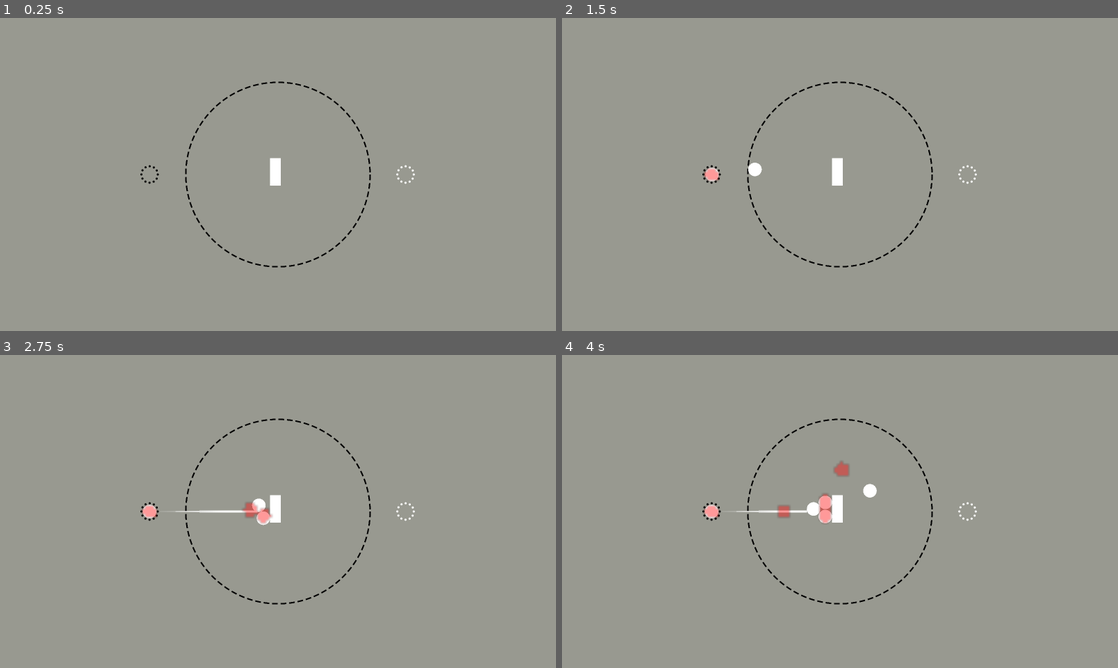
Above: before the commit, frames 1-4 (two rows, left to right).
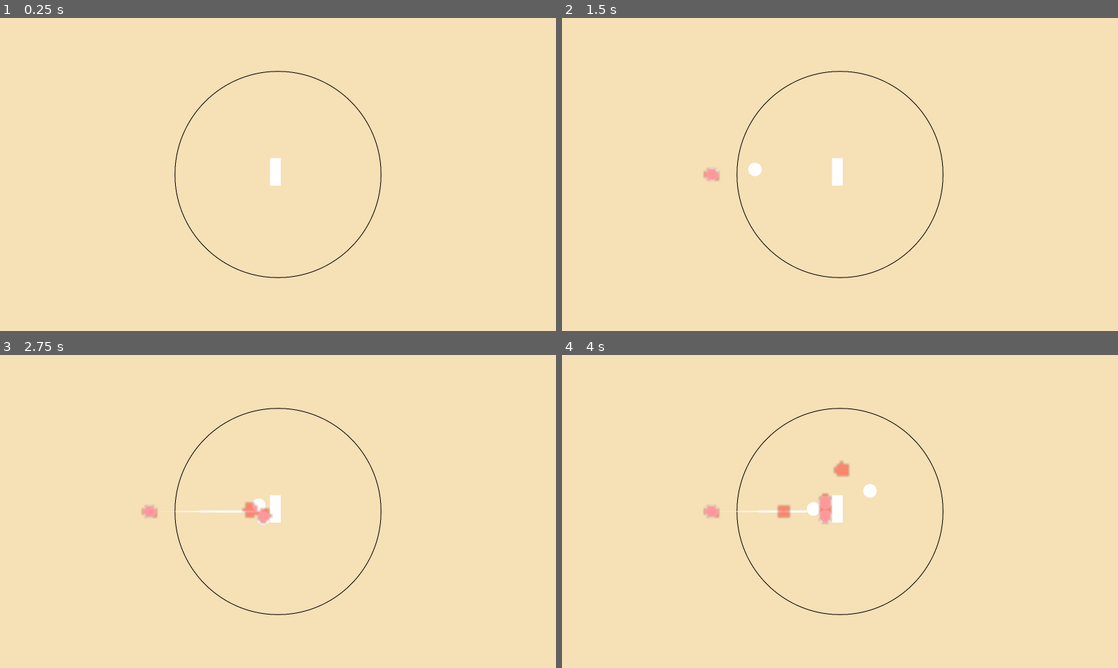
Above: after the commit, the same moments.

Repository: aeriab/Orbital_Go
Game: Godot game, scene res://game/game.tscn
The game is run twice, just before and just after one commit, with the same random seed, the same clock (stepped at 60 frames per second) and the same inputs.
Inputs (mouse positions are in pixels of both pictures, inside the frame that each line leads up to):
- Up to frame 1 (0.25 s): no input
- Up to frame 2 (1.5 s): tap Enter at 0.5 s; move the mouse to (962, 158) at 0.52 s; press the mouse at (962, 158) at 0.53 s; tap Space at 1.25 s; move the mouse to (728, 190) at 1.27 s; release the mouse at (728, 190) at 1.28 s; click (728, 190) at 1.35 s
- Up to frame 3 (2.75 s): move the mouse to (333, 442) at 2.02 s; press the mouse at (333, 442) at 2.03 s
- Up to frame 4 (4 s): move the mouse to (812, 574) at 2.77 s; release the mouse at (812, 574) at 2.78 s; click (812, 574) at 2.85 s; move the mouse to (1006, 558) at 3.52 s; press the mouse at (1006, 558) at 3.53 s

The runs differ from the first frame. In frame 1, 100% of the frame differs, in the area x 0-100%, y 0-100%; in frame 2, 100%; in frame 3, 100%; in frame 4, 99%.

Commit message:
Finish line sprite properly set to Global.finish_radius

Diff:
--- a/autoloads/Global.gd
+++ b/autoloads/Global.gd
@@ -3,3 +3,5 @@
 var is_black_turn: bool = true
 
 var gravity: float = 9.8
+
+var finish_radius: float = 350.0
--- /dev/null
+++ b/game/finish_line_sprite.gd
@@ -0,0 +1,4 @@
+extends Sprite2D
+
+func _process(_delta):
+	scale = Vector2(Global.finish_radius / 1465.0, Global.finish_radius / 1465.0)
--- a/game/game.tscn
+++ b/game/game.tscn
@@ -1,8 +1,9 @@
-[gd_scene load_steps=6 format=3 uid="uid://b8pt6dxfyal5k"]
+[gd_scene load_steps=7 format=3 uid="uid://b8pt6dxfyal5k"]
 
 [ext_resource type="PackedScene" uid="uid://ca8du4avx1yur" path="res://stone/Stone.tscn" id="1_80nbo"]
+[ext_resource type="Script" uid="uid://cl8rjugaouj0n" path="res://game/finish_line_sprite.gd" id="2_dxrkv"]
 [ext_resource type="Script" uid="uid://c455fht0j102m" path="res://game/input_handler.gd" id="2_e2o6t"]
-[ext_resource type="Texture2D" uid="uid://cwmtrjt71t2qq" path="res://game/Orbital_Go_Background.png" id="3_feb5d"]
+[ext_resource type="Texture2D" uid="uid://dipl25rh160l8" path="res://game/Orbital_Go_Individual_finish.png" id="4_4fuuu"]
 [ext_resource type="Script" uid="uid://cwfsl25rho6lh" path="res://trajectory/trajectory_trace_handler.gd" id="4_fc0e3"]
 
 [sub_resource type="RectangleShape2D" id="RectangleShape2D_4fuuu"]
@@ -15,12 +16,12 @@
 offset_top = -4355.0
 offset_right = 4778.0
 offset_bottom = 5774.0
-color = Color(0.59607846, 0.6, 0.5647059, 1)
+color = Color(0.9647059, 0.8784314, 0.70980394, 1)
 
-[node name="OrbitalGoBackground" type="Sprite2D" parent="."]
-rotation = 1.5707964
-scale = Vector2(0.37, 0.37)
-texture = ExtResource("3_feb5d")
+[node name="FinishLineSprite" type="Sprite2D" parent="."]
+scale = Vector2(0.239, 0.239)
+texture = ExtResource("4_4fuuu")
+script = ExtResource("2_dxrkv")
 
 [node name="Camera2D" type="Camera2D" parent="."]
 zoom = Vector2(0.85, 0.85)
Binary file removed: game/Orbital_Go_Background.png
Binary file added: game/Orbital_Go_Individual_finish.png
Not shown, changed: game/Orbital_Go_Individual_finish.png.import
Not shown, added: game/finish_line_sprite.gd.uid
